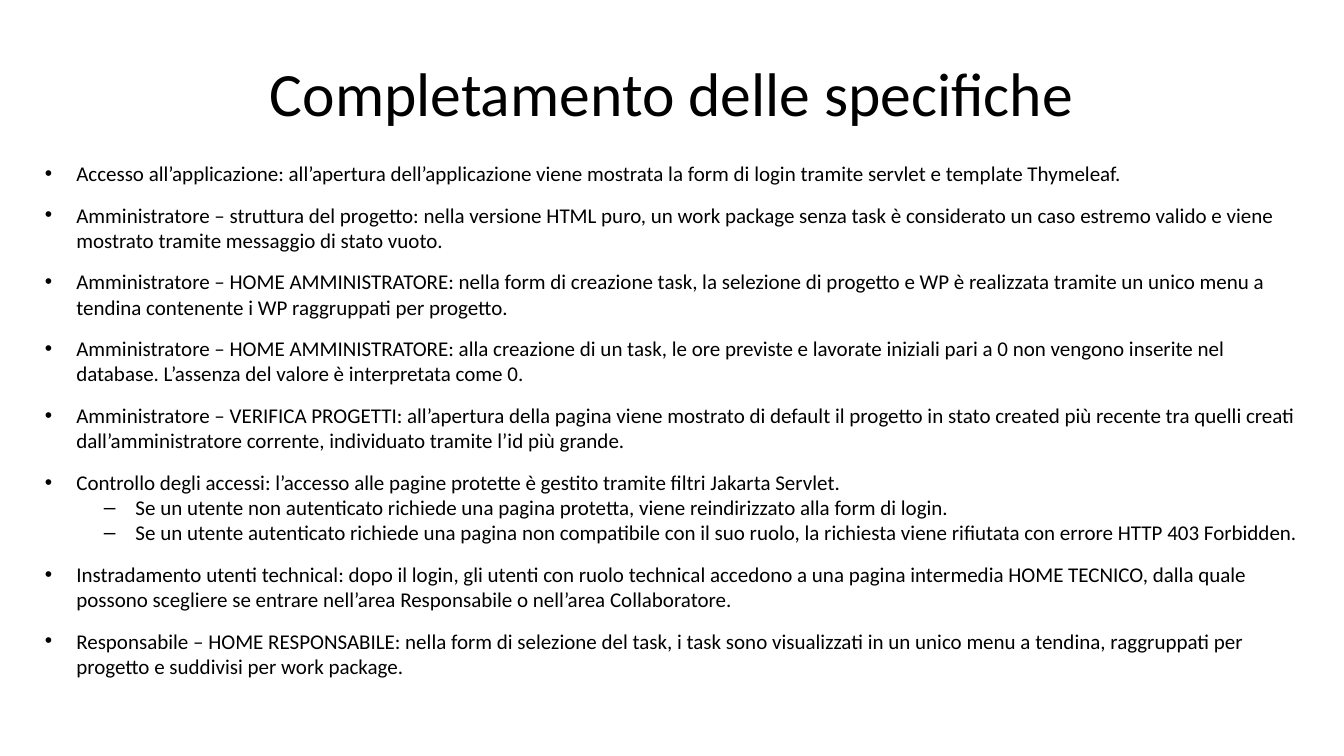
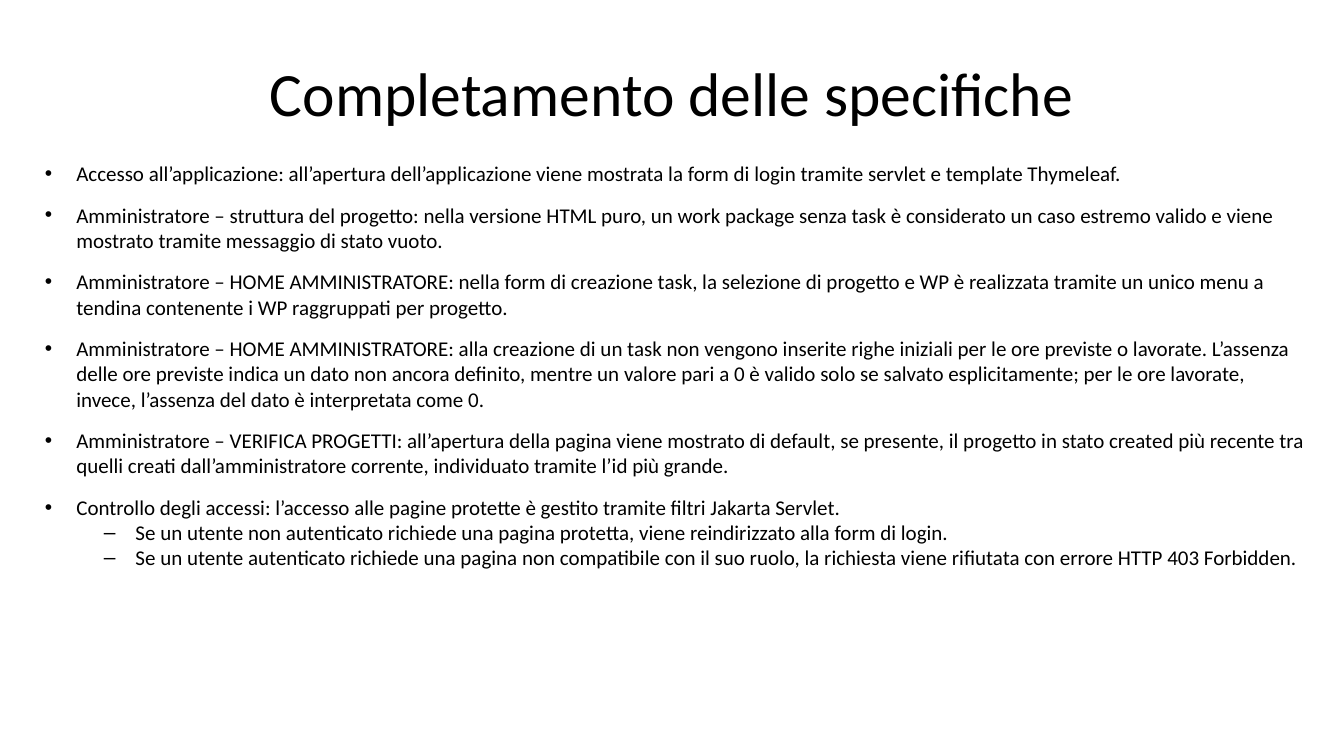
Before and after one commit to gilbertobrambilla/tiw-2026-html, a slide deck: slide 13 of docs/TIW_documentazione.pptx. Drawn at 1344x756 pixels with LibreOffice and Linux fonts; fonts in the diff are those of the drawing. Boxes give left, top, right and bottom in pixels: in the first picture for what was removed or moved away, otherwise in the second. Text is boxed around its words. In the diff, an @@ line names an element or a change of style, - is before the commit and + after.

```diff
--- a/docs/TIW_documentazione.pptx
+++ b/docs/TIW_documentazione.pptx
@@ text at (76,341,1303,477): text changed @@
-• Amministratore – HOME AMMINISTRATORE: alla creazione di un task, le ore previste e lavorate iniziali pari a 0 non vengono inserite nel database. L’assenza del valore è interpretata come 0.
-• Amministratore – VERIFICA PROGETTI: all’apertura della pagina viene mostrato di default il progetto in stato created più recente tra quelli creati dall’amministratore corrente, individuato tramite l’id più grande.
+• Amministratore – HOME AMMINISTRATORE: alla creazione di un task non vengono inserite righe iniziali per le ore previste o lavorate. L’assenza delle ore previste indica un dato non ancora definito, mentre un valore pari a 0 è valido solo se salvato esplicitamente; per le ore lavorate, invece, l’assenza del dato è interpretata come 0.
+• Amministratore – VERIFICA PROGETTI: all’apertura della pagina viene mostrato di default, se presente, il progetto in stato created più recente tra quelli creati dall’amministratore corrente, individuato tramite l’id più grande.
@@ text at (76,567,1245,678): paragraphs removed @@
-• Instradamento utenti technical: dopo il login, gli utenti con ruolo technical accedono a una pagina intermedia HOME TECNICO, dalla quale possono scegliere se entrare nell’area Responsabile o nell’area Collaboratore.
-• Responsabile – HOME RESPONSABILE: nella form di selezione del task, i task sono visualizzati in un unico menu a tendina, raggruppati per progetto e suddivisi per work package.
```
Also in this commit, not shown: 4 other slides changed.
